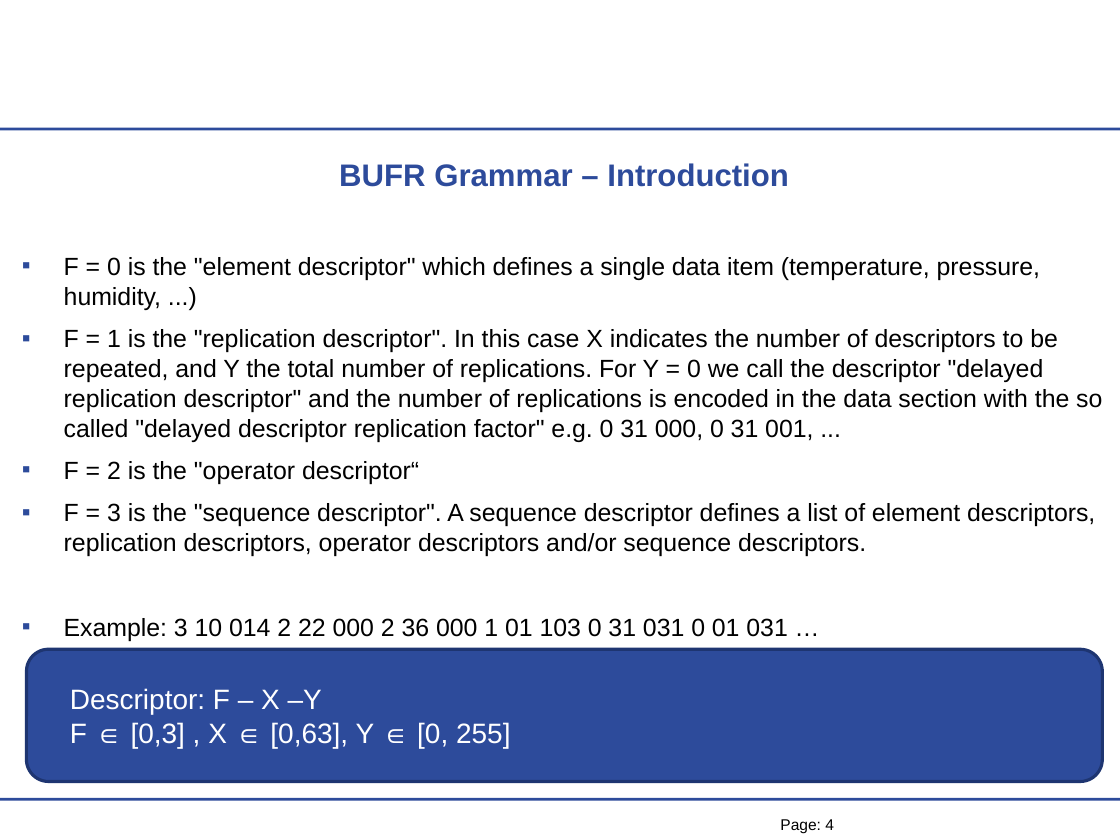
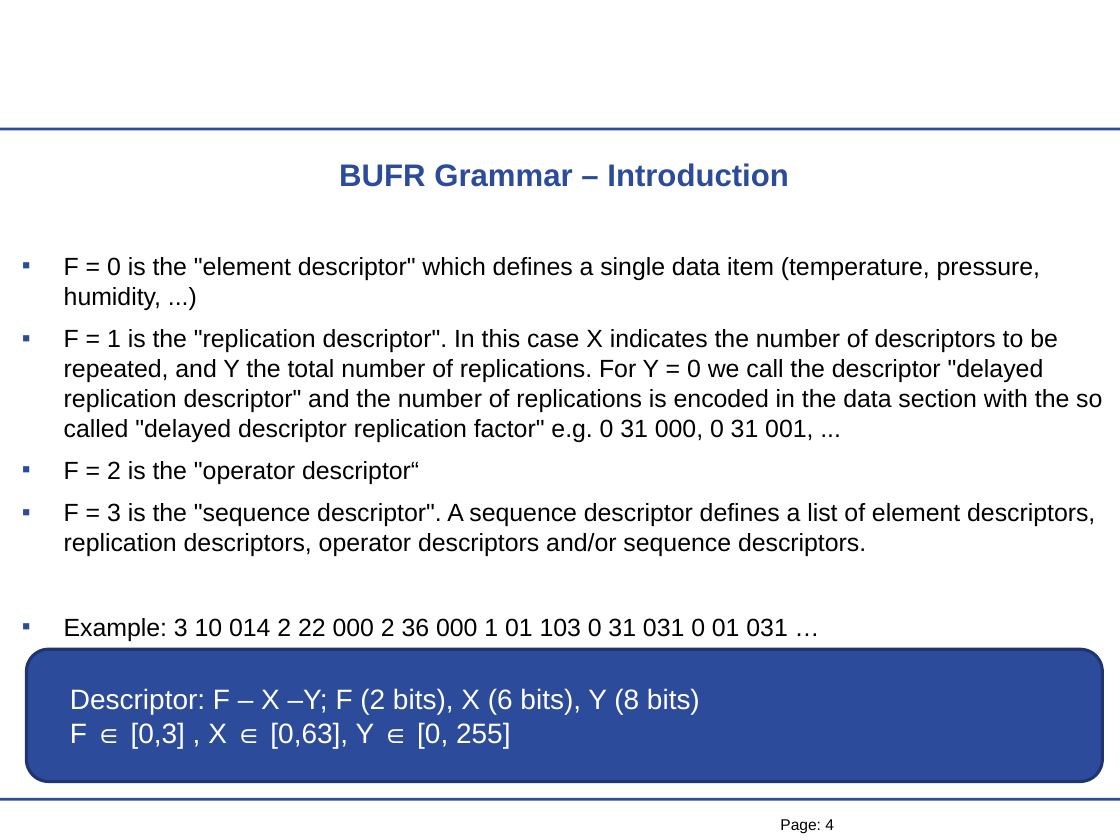
Before and after one commit to mheene/bufr-grammar, a slide deck: slide 4 of talk/BUFR-Grammar-Talk.ppt. Drawn at 1120x840 pixels with LibreOffice and Linux fonts; fonts in the diff are those of the drawing; background and template pictures are left out. Boxes give left, top, right and bottom in pixels: in the first picture for what was removed or moved away, otherwise in the second. Text is boxed around its words. In the diff, an @@ line names an element or a change of style, - is before the commit and + after.

```diff
--- a/talk/BUFR-Grammar-Talk.ppt
+++ b/talk/BUFR-Grammar-Talk.ppt
@@ text at [70, 688, 700, 748]: text changed @@
-Descriptor: F – X –Y
-F ∈ [0,3] , X ∈ [0,63], Y ∈ [0, 255]
+Descriptor: F – X –Y; F (2 bits), X (6 bits), Y (8 bits)
+F ∈ [0,3] , X ∈ [0,63], Y ∈ [0, 255]
```
Also in this commit, not shown: 3 other slides changed, 2 slides added.
